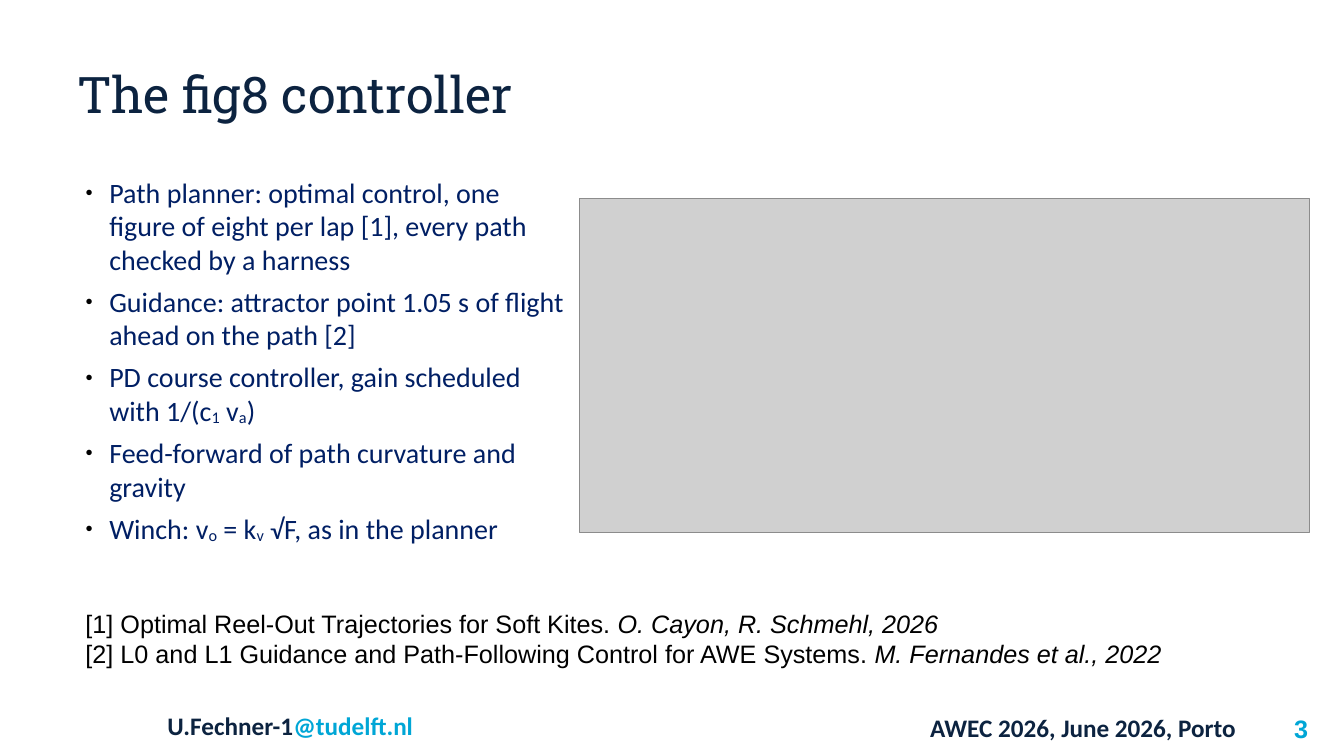
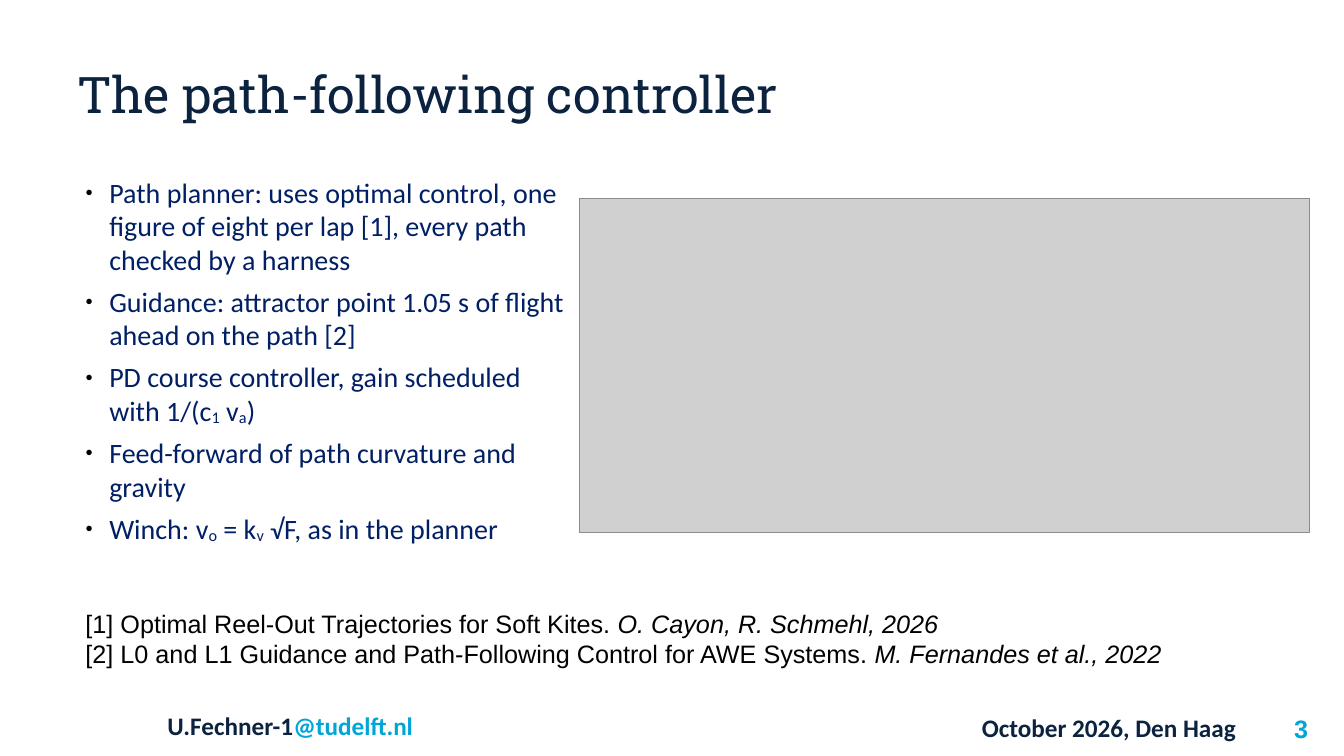
Before and after one commit to OpenSourceAWE/SimpleKiteControllers.jl, a slide deck: slide 3 of presentation/Robust_kite_control_Fechner.odp. Drawn at 1344x756 pixels with LibreOffice and Linux fonts; fonts in the diff are those of the drawing; grey boxes stand for pictures; background and template pictures are left out. Boxes give left, top, right and bottom in pixels: in the first picture for what was removed or moved away, otherwise in the second. Text is boxed around its words. In the diff, an @@ line names an element or a change of style, - is before the commit and + after.

```diff
--- a/presentation/Robust_kite_control_Fechner.odp
+++ b/presentation/Robust_kite_control_Fechner.odp
@@ title at (77,74,778,124): text changed @@
-The fig8 controller
+The path-following controller
@@ text at (109,183,556,275): text changed @@
-● Path planner: optimal control, one figure of eight per lap [1], every path checked by a harness
+● Path planner: uses optimal control, one figure of eight per lap [1], every path checked by a harness
@@ text at (982,719,1236,742): text changed @@
-AWEC 2026, June 2026, Porto
+October 2026, Den Haag
```
Also in this commit, not shown: 10 other slides changed.
